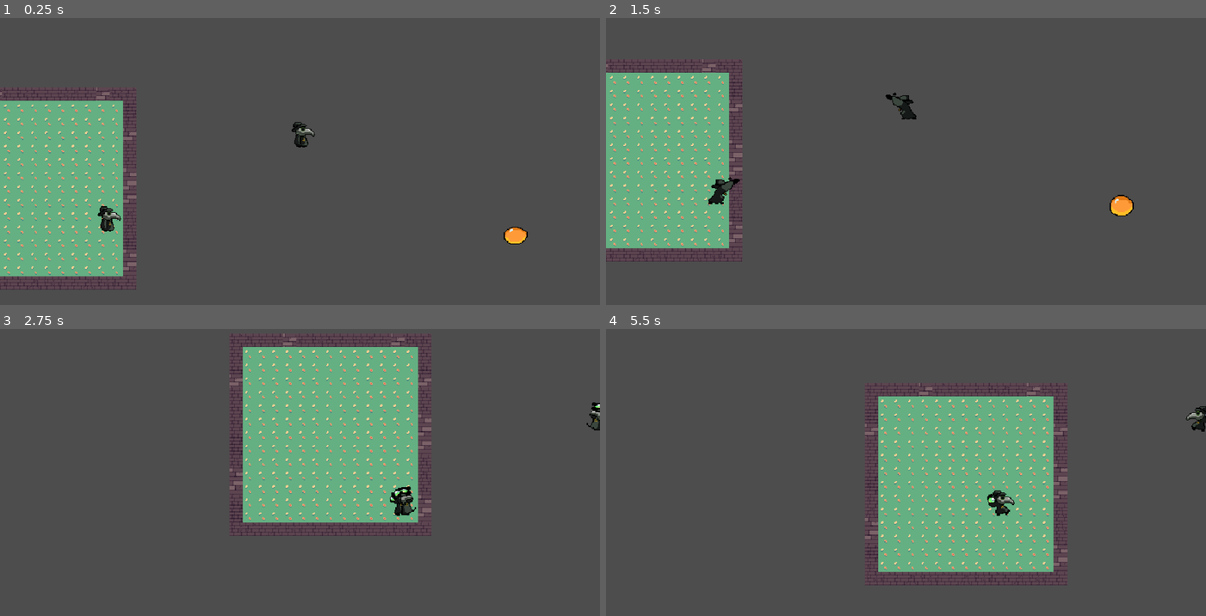
Above: before the commit, frames 1-4 (two rows, left to right).
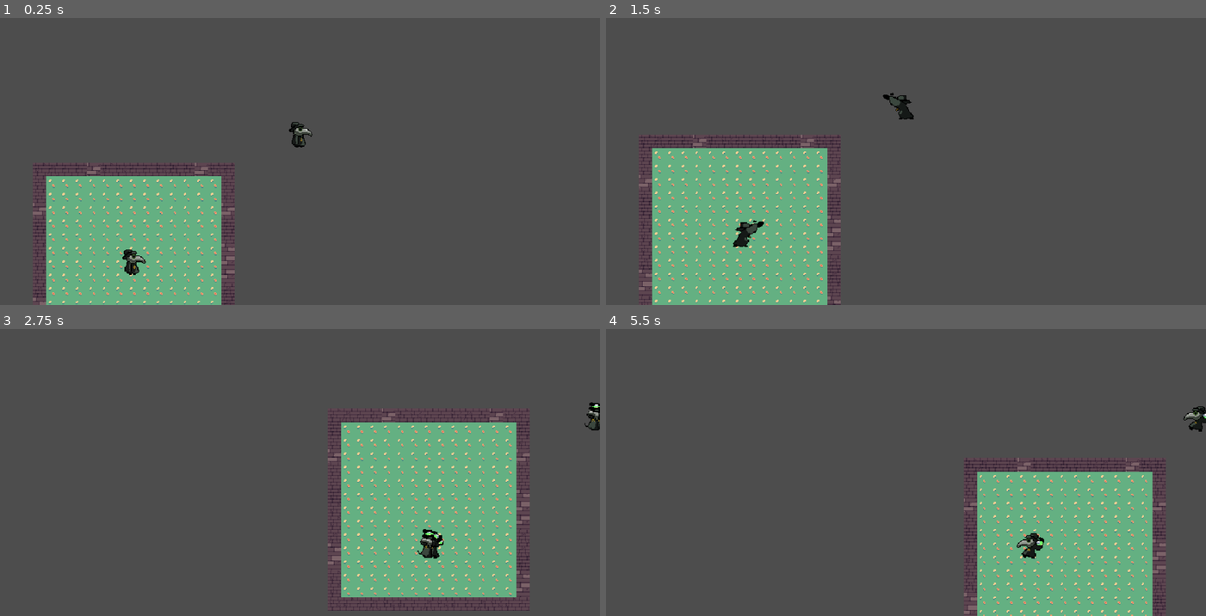
Above: after the commit, the same moments.

Repository: JohnHuber99/Black-Tower
Game: Godot game, scene res://Scenes/scene 2 - tilemap testing.tscn
Two runs of this game, one before a commit and one after it. Both use one fixed random seed, a clock stepped at 60 frames per second and the inputs below.
Inputs (mouse positions are in pixels of both pictures, inside the frame that each line leads up to):
- Up to frame 1 (0.25 s): no input
- Up to frame 2 (1.5 s): move the mouse to (1038, 118) at 0.52 s; hold D (right) 0.53-1.28 s; hold E (spell) 0.53-1.28 s; move the mouse to (786, 152) at 1.27 s; hold S (down) from 1.28 s (still down); tap Down (down_camera) at 1.35 s
- Up to frame 3 (2.75 s): tap E (spell) at 1.55, 2.3 s; move the mouse to (360, 372) at 2.02 s; release S (down) at 2.03 s; hold D (right) from 2.03 s (still down); hold Left (left_camera) from 2.03 s (still down)
- Up to frame 4 (5.5 s): move the mouse to (876, 515) at 2.77 s; release D (right) at 2.78 s; release Left (left_camera) at 2.78 s; hold W (up) 2.78-3.53 s; tap Right (right_camera) at 2.85 s; tap E (spell) at 3.05, 4.55 s; move the mouse to (1086, 498) at 3.52 s; hold E (spell) 3.53-4.28 s; hold A (left) 3.53-5.03 s; tap Mouse wheel down (scroll_down) at 3.6 s; tap Enter at 4.25 s; move the mouse to (726, 397) at 4.27 s; tap Mouse wheel up (scroll_up) at 4.35 s; move the mouse to (936, 446) at 5.02 s; hold S (down) from 5.03 s (still down); hold E (spell) from 5.03 s (still down)

The runs differ from the first frame. In frame 1, 19% of the frame differs, in the area x 0-88%, y 24-100%; in frame 2, 22%; in frame 3, 30%, in the area x 38-100%, y 1-99%; in frame 4, 27%.

Commit message:
Vapor Editing
Did some vapor tweaking

Diff:
--- a/Scenes/player.tscn
+++ b/Scenes/player.tscn
@@ -7,8 +7,11 @@
 [ext_resource type="Texture2D" uid="uid://dhbo1pdw7f62m" path="res://sprites/grenade_throw.png" id="4_bob2w"]
 [ext_resource type="Texture2D" uid="uid://bat4rjdsewfqn" path="res://sprites/Throwing_Idle.png" id="5_h1gd6"]
 [ext_resource type="Script" uid="uid://cej8auhwlwqxq" path="res://Scripts/PlayerCamera.gd" id="7_3smsa"]
+[ext_resource type="Script" uid="uid://dmespoe2nllf2" path="res://Scripts/smelling_salts.gd" id="8_f1ek2"]
+[ext_resource type="Texture2D" uid="uid://dl2bg7wg7kpiv" path="res://sprites/Vapor-Sheet.png" id="9_tx1dd"]
 
 [sub_resource type="RectangleShape2D" id="RectangleShape2D_43ncm"]
+size = Vector2(12, 20)
 
 [sub_resource type="AtlasTexture" id="AtlasTexture_krg1r"]
 atlas = ExtResource("1_5voi2")
@@ -321,20 +324,122 @@
 "speed": 8.0
 }]
 
+[sub_resource type="AtlasTexture" id="AtlasTexture_ac86f"]
+atlas = ExtResource("9_tx1dd")
+region = Rect2(0, 0, 32, 32)
+
+[sub_resource type="AtlasTexture" id="AtlasTexture_wtg0t"]
+atlas = ExtResource("9_tx1dd")
+region = Rect2(32, 0, 32, 32)
+
+[sub_resource type="AtlasTexture" id="AtlasTexture_vhycy"]
+atlas = ExtResource("9_tx1dd")
+region = Rect2(64, 0, 32, 32)
+
+[sub_resource type="AtlasTexture" id="AtlasTexture_ieni1"]
+atlas = ExtResource("9_tx1dd")
+region = Rect2(96, 0, 32, 32)
+
+[sub_resource type="AtlasTexture" id="AtlasTexture_kisq2"]
+atlas = ExtResource("9_tx1dd")
+region = Rect2(0, 32, 32, 32)
+
+[sub_resource type="AtlasTexture" id="AtlasTexture_j8dhn"]
+atlas = ExtResource("9_tx1dd")
+region = Rect2(32, 32, 32, 32)
+
+[sub_resource type="AtlasTexture" id="AtlasTexture_ehpsn"]
+atlas = ExtResource("9_tx1dd")
+region = Rect2(64, 32, 32, 32)
+
+[sub_resource type="AtlasTexture" id="AtlasTexture_6utmk"]
+atlas = ExtResource("9_tx1dd")
+region = Rect2(96, 32, 32, 32)
+
+[sub_resource type="AtlasTexture" id="AtlasTexture_j33x7"]
+atlas = ExtResource("9_tx1dd")
+region = Rect2(0, 64, 32, 32)
+
+[sub_resource type="AtlasTexture" id="AtlasTexture_ys1th"]
+atlas = ExtResource("9_tx1dd")
+region = Rect2(32, 64, 32, 32)
+
+[sub_resource type="AtlasTexture" id="AtlasTexture_vi4kp"]
+atlas = ExtResource("9_tx1dd")
+region = Rect2(64, 64, 32, 32)
+
+[sub_resource type="AtlasTexture" id="AtlasTexture_lyspr"]
+atlas = ExtResource("9_tx1dd")
+region = Rect2(96, 64, 32, 32)
+
+[sub_resource type="SpriteFrames" id="SpriteFrames_gymyn"]
+animations = [{
+"frames": [{
+"duration": 1.0,
+"texture": SubResource("AtlasTexture_ac86f")
+}, {
+"duration": 1.0,
+"texture": SubResource("AtlasTexture_wtg0t")
+}, {
+"duration": 1.0,
+"texture": SubResource("AtlasTexture_vhycy")
+}, {
+"duration": 1.0,
+"texture": SubResource("AtlasTexture_ieni1")
+}, {
+"duration": 1.0,
+"texture": SubResource("AtlasTexture_kisq2")
+}, {
+"duration": 1.0,
+"texture": SubResource("AtlasTexture_j8dhn")
+}, {
+"duration": 1.0,
+"texture": SubResource("AtlasTexture_ehpsn")
+}, {
+"duration": 1.0,
+"texture": SubResource("AtlasTexture_6utmk")
+}, {
+"duration": 1.0,
+"texture": SubResource("AtlasTexture_j33x7")
+}, {
+"duration": 1.0,
+"texture": SubResource("AtlasTexture_ys1th")
+}, {
+"duration": 1.0,
+"texture": SubResource("AtlasTexture_vi4kp")
+}, {
+"duration": 1.0,
+"texture": SubResource("AtlasTexture_lyspr")
+}],
+"loop": false,
+"name": &"vapor",
+"speed": 8.0
+}]
+
 [node name="player" type="CharacterBody2D"]
 top_level = true
-position = Vector2(32, 51)
 script = ExtResource("1_3jcom")
 
 [node name="CollisionShape2D" type="CollisionShape2D" parent="."]
-position = Vector2(82, 38)
+position = Vector2(-1, 2)
 shape = SubResource("RectangleShape2D_43ncm")
 
 [node name="PlayerSprite" type="AnimatedSprite2D" parent="."]
-position = Vector2(90, 34)
+position = Vector2(2, -4)
 sprite_frames = SubResource("SpriteFrames_chjaw")
 animation = &"smelling_salts"
 
 [node name="Camera2D" type="Camera2D" parent="."]
-position = Vector2(86, 37)
+position = Vector2(1, -1)
 script = ExtResource("7_3smsa")
+
+[node name="SmellingSalts" type="Node2D" parent="."]
+position = Vector2(0, 2)
+script = ExtResource("8_f1ek2")
+
+[node name="SmellingSaltsSprite" type="AnimatedSprite2D" parent="SmellingSalts"]
+z_index = 2
+sprite_frames = SubResource("SpriteFrames_gymyn")
+animation = &"vapor"
+frame = 11
+frame_progress = 1.0
--- a/Scenes/scene 2 - tilemap testing.tscn
+++ b/Scenes/scene 2 - tilemap testing.tscn
@@ -1,11 +1,10 @@
-[gd_scene load_steps=15 format=4 uid="uid://c8nmqx4yrctrl"]
+[gd_scene load_steps=14 format=4 uid="uid://c8nmqx4yrctrl"]
 
 [ext_resource type="Script" uid="uid://dmru7ohnl1p0k" path="res://DungeonRooms.gd" id="1_1agh5"]
 [ext_resource type="Texture2D" uid="uid://ck6cmn3k1hvni" path="res://sprites/BT-placeholdergrass16-tileset.png" id="2_6wrri"]
 [ext_resource type="Texture2D" uid="uid://dek15nbn60u3r" path="res://sprites/BT-placeholderstone16-tileset.png" id="3_niv85"]
 [ext_resource type="PackedScene" uid="uid://b4uixgwclv3j8" path="res://Scenes/player.tscn" id="4_hs850"]
 [ext_resource type="Texture2D" uid="uid://br0fvrawerevo" path="res://sprites/Untitled 35.png" id="4_vwqmw"]
-[ext_resource type="PackedScene" uid="uid://bvgwejagd78pn" path="res://Scenes/smelling_salts.tscn" id="5_4xbuj"]
 [ext_resource type="PackedScene" uid="uid://beu0skyadwt6x" path="res://Scenes/enemy.tscn" id="6_xydd7"]
 [ext_resource type="PackedScene" uid="uid://cr1g80c0ybrmr" path="res://Rooms/Starting_Room.tscn" id="8_1agh5"]
 
@@ -120,14 +119,8 @@
 [node name="player" parent="." instance=ExtResource("4_hs850")]
 top_level = false
 
-[node name="SmellingSalts" parent="." instance=ExtResource("5_4xbuj")]
-position = Vector2(133, 71)
-
 [node name="Enemy" parent="." instance=ExtResource("6_xydd7")]
 position = Vector2(374, 204)
 
 [node name="StartingRoom" parent="." instance=ExtResource("8_1agh5")]
 position = Vector2(-316, 270)
-
-[connection signal="launch_vapor" from="player" to="SmellingSalts" method="_on_player_launch_vapor"]
-[connection signal="smelling_salts_finished" from="SmellingSalts" to="player" method="_on_smelling_salts_finished"]
--- a/Scripts/player.gd
+++ b/Scripts/player.gd
@@ -124,7 +124,7 @@
 
 	# Wait for vapor animation
 	# Vapor animation works its that the offset was off the player by a wide margin
-	launch_vapor.emit(position.x + 90, position.y + 40)
+	launch_vapor.emit(position.x, position.y)
 	await spell_completed
 
 	# Unlock turning
@@ -132,5 +132,5 @@
 
 func _ready():
 	z_index = 1
-	var vaporSignalEnd = get_node("/root/Scene2-TilemapTesting/SmellingSalts")
+	var vaporSignalEnd = get_node("/root/Scene2-TilemapTesting/player/SmellingSalts")
 	vaporSignalEnd.smelling_salts_finished.connect(_on_smelling_salts_finished)
--- a/Scripts/smelling_salts.gd
+++ b/Scripts/smelling_salts.gd
@@ -12,10 +12,6 @@
 
 # Called when player needs to launch vapor for smelling salts
 func _on_player_launch_vapor(x: Variant, y: Variant) -> void:
-	# Go to player location
-	position.x = x
-	position.y = y
-
 	# Play vapor animation
 	show()
 	sprite.play("vapor")
Not shown: 1 places in Scenes/player.tscn that only renumber resources
